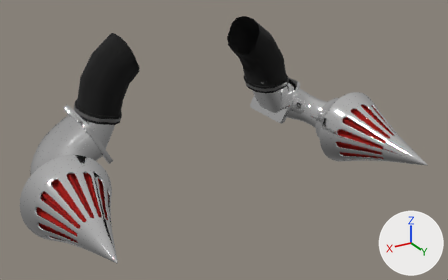
Two versions of the glTF model models/Intake_SPIKE_CHR.glb, one commit apart.
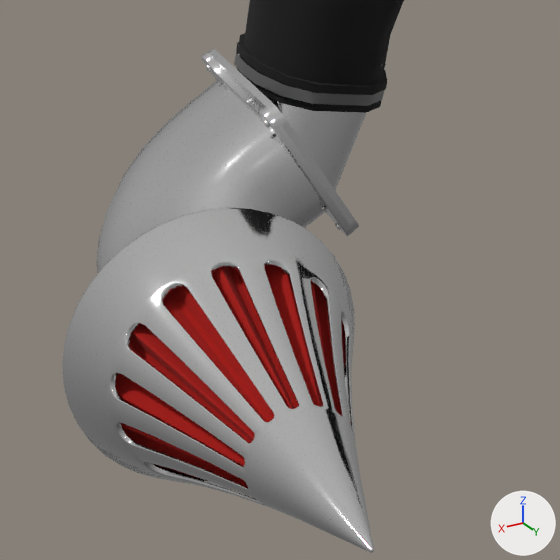
The first picture shows the older version from a 50 mm lens placed at (0.443, 0.97, 0.499), pointed at (0.009, 0.246, 0.137). The close-ups show the older and then the newer version on the part from 0% to 39% of the width and 32% to 95% of the height of that picture. Only the edits that show in the close-ups are written down. Arrows for +X, +Y and +Z are at lower right; the lights stay in place.

Objects in the first close-up: 'Intake_SPIKE_CHR'.
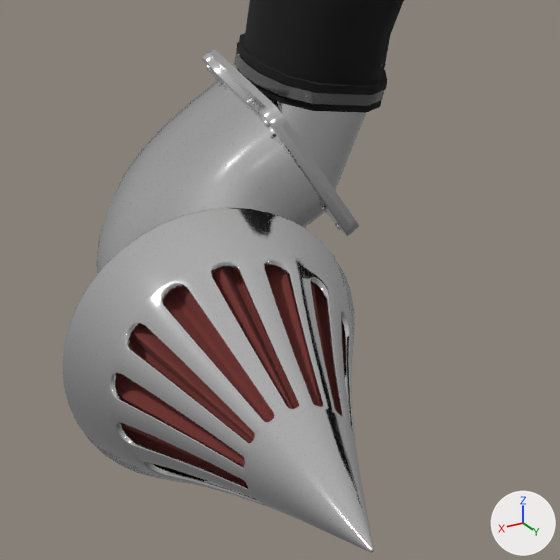
Pixel boxes [x1, y1, x2, y2] of what changed, in the close-ups (560 x 560 px):
'Intake_SPIKE_CHR', recoloured (red to dark red): [114, 87, 347, 489] in both

Diff of the bpy script that builds the scene:
```diff
--- a/models/Intake_SPIKE_CHR.glb.py
+++ b/models/Intake_SPIKE_CHR.glb.py
@@ mat_filter_red @@
 mat_filter_red = principled_material('Filter_Red')
-mat_filter_red.base_color = (0.374, 0.00303, 0.0)  # red #a50a00
+mat_filter_red.base_color = (0.163, 0.0307, 0.0261)  # dark red #70312d
 mat_filter_red.roughness = 1.0
```
